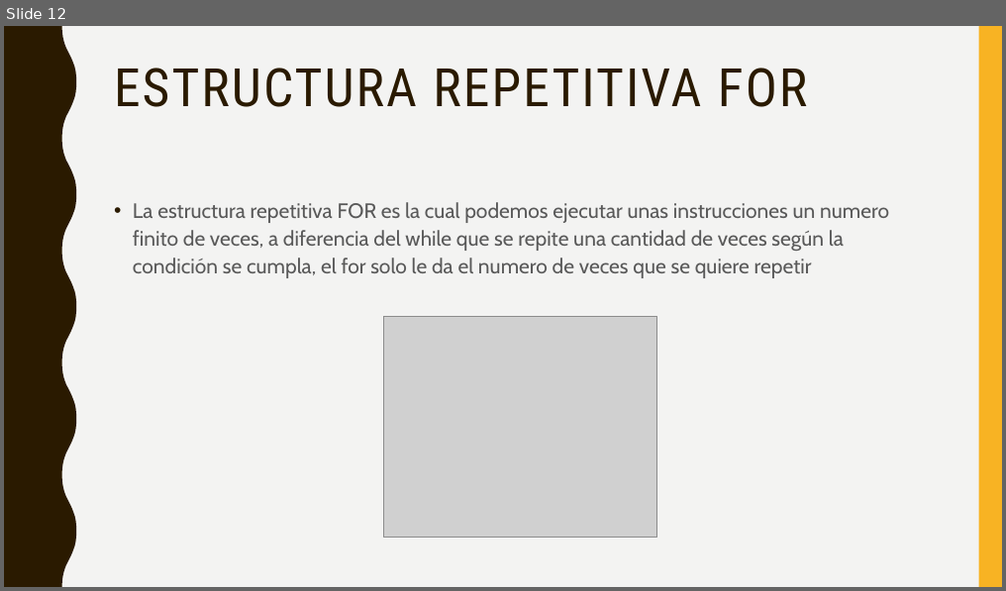
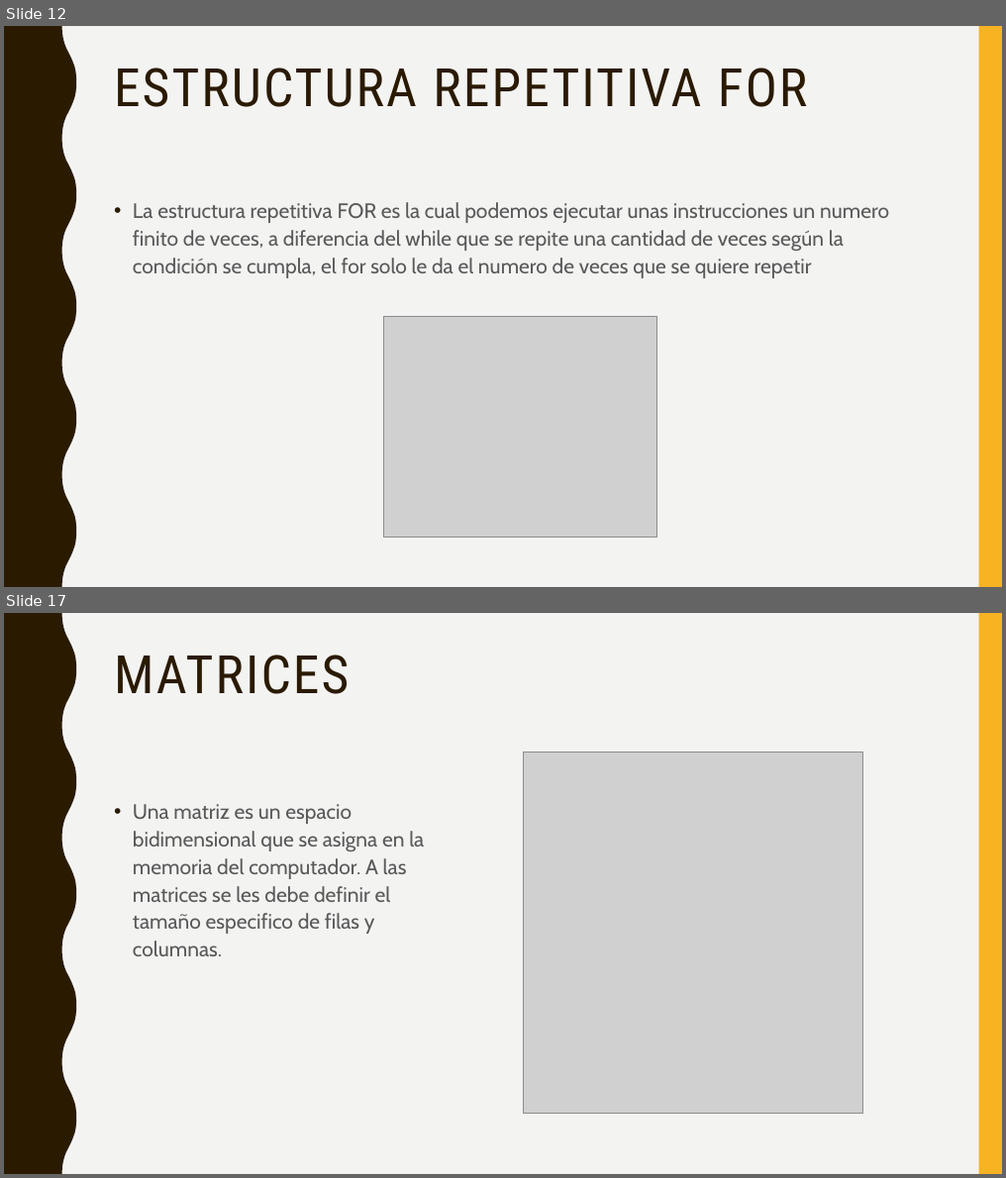
Before and after one commit to Jhonas0123/language_tests, a slide deck: Lógica de programación.pptx. Shown one above the other, each under a label of ours: slide 12 before the commit, slides 12 and 17 after it; the slides between them are not shown. The pictures are 1006x591 and 1006x1178 pixels, drawn with LibreOffice and Linux fonts; fonts in the diff are those of the drawing; grey boxes stand for pictures. Boxes give left, top, right and bottom in pixels: in the first picture for what was removed or moved away, otherwise in the second. Text is boxed around its words. In the diff, an @@ line names an element or a change of style, - is before the commit and + after.

```diff
--- a/Lógica de programación.pptx
+++ b/Lógica de programación.pptx
@@ slide 17 added at (x1=4, y1=613, x2=1002, y2=1174), background #F3F3F2; not listed: 2 template elements that a slide beside it also shows @@
@@ title added at (x1=114, y1=655, x2=349, y2=694), 51 pt, text #2A1A00 @@
+MATRICES
@@ picture added at (x1=523, y1=753, x2=863, y2=1113) @@
@@ text added at (x1=133, y1=804, x2=424, y2=957), 20 pt, text #595959 @@
+• Una matriz es un espacio bidimensional que se asigna en la memoria del computador. A las matrices se les debe definir el tamaño especifico de filas y columnas.
```
Also in this commit, not shown: 4 other slides added, 1 slide removed, 8 other files.
